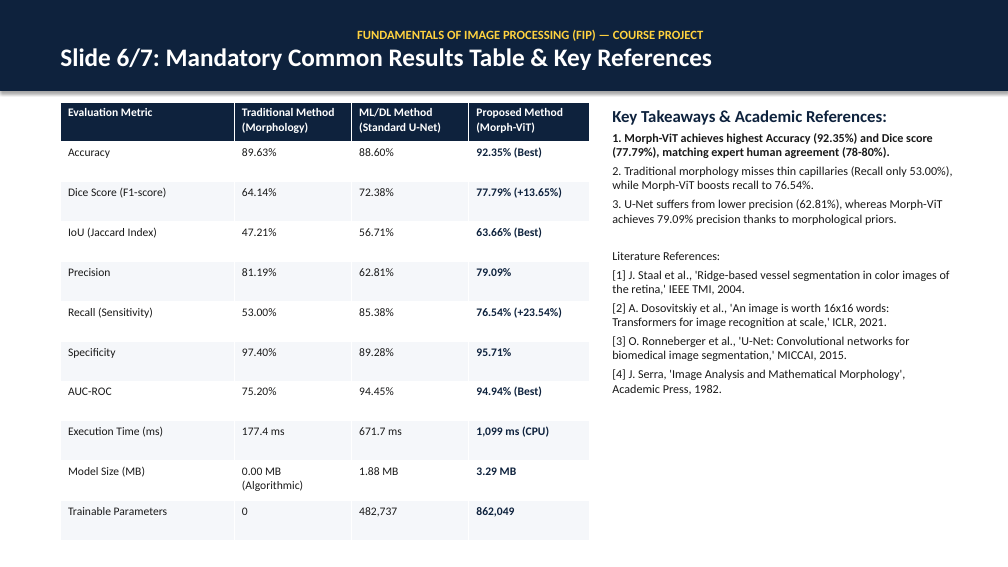
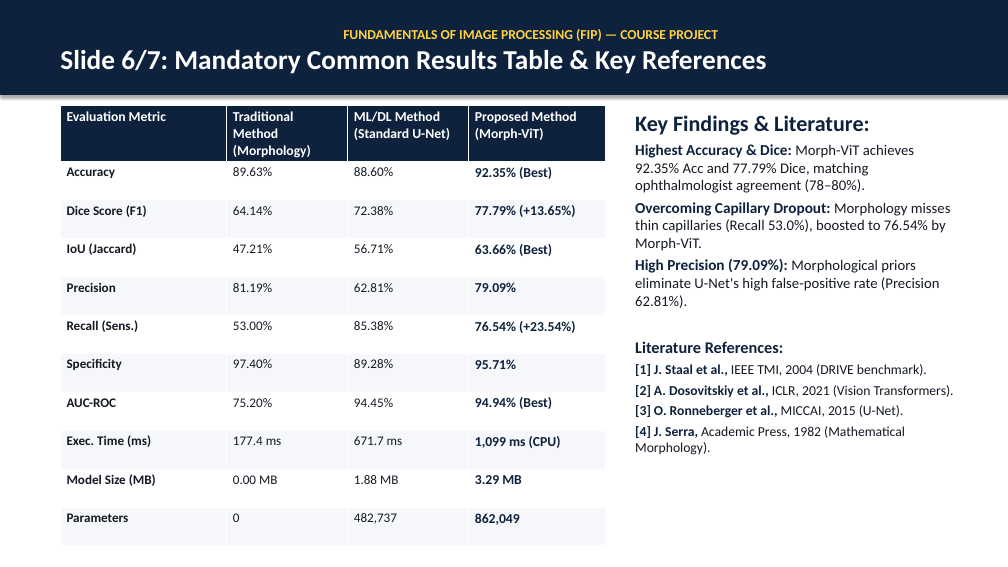
Before and after one commit to pavanpoojary348/retinal-vessel-segmentation, a slide deck: slide 7 of presentation.pptx. Drawn at 1008x567 pixels with LibreOffice and Linux fonts; fonts in the diff are those of the drawing. Boxes give left, top, right and bottom in pixels: in the first picture for what was removed or moved away, otherwise in the second. Text is boxed around its words. In the diff, an @@ line names an element or a change of style, - is before the commit and + after.

Commit message:
style: boost font sizes across all slides (13pt-32pt) for high readability

```diff
--- a/presentation.pptx
+++ b/presentation.pptx
@@ rectangle "FUNDAMENTALS OF IMAGE PROCESSING (FIP) ...": place and size @@
-rectangle "FUNDAMENTALS OF IMAGE PROCESSING (FIP) ..." at [0,0,1008,91]
+rectangle "FUNDAMENTALS OF IMAGE PROCESSING (FIP) ..." at [0,0,1008,95]
@@ rectangle "FUNDAMENTALS OF IMAGE PROCESSING (FIP) ..." at [0,0,1008,95]: size 12 to 13 pt in "FUNDAMENTALS OF IMAGE PROCESSING (FIP) — COURSE ..."; size 24 to 26 pt in "Slide 6/7: Mandatory Common Results Table & ..." @@
@@ table at [60,106,605,529] @@
-row 3, column 1: Dice Score (F1-score)
+row 3, column 1: Dice Score (F1)
-row 4, column 1: IoU (Jaccard Index)
+row 4, column 1: IoU (Jaccard)
-row 6, column 1: Recall (Sensitivity)
+row 6, column 1: Recall (Sens.)
-row 9, column 1: Execution Time (ms)
+row 9, column 1: Exec. Time (ms)
-row 10, column 2: 0.00 MB (Algorithmic)
+row 10, column 2: 0.00 MB
-row 11, column 1: Trainable Parameters
+row 11, column 1: Parameters
@@ size 11 to 13 pt in "Evaluation Metric", "Traditional Method (Morphology)", "ML/DL Method (Standard U-Net)", "Proposed Method (Morph-ViT)" and 10 more places @@
@@ size 11 to 12.5 pt, text colour #191919 to #141923 in "Accuracy", "89.63%", "88.60%", "64.14%" and 20 more places @@
@@ bold on in "Accuracy", "Precision", "Specificity", "AUC-ROC" and 1 more places @@
@@ table: place and size @@
-table at [60,102,590,541]
+table at [60,106,605,529]
@@ text "Key Findings & Literature:": place and size @@
-text "Key Findings & Literature:" at [612,110,953,395]
+text "Key Findings & Literature:" at [635,115,954,455]
@@ text at [635,115,951,308]: text changed; size 11.5 to 14 pt; text colour #191919 to #141923 @@
-Key Takeaways & Academic References:
-1. Morph-ViT achieves highest Accuracy (92.35%) and Dice score (77.79%), matching expert human agreement (78-80%).
-2. Traditional morphology misses thin capillaries (Recall only 53.00%), while Morph-ViT boosts recall to 76.54%.
-3. U-Net suffers from lower precision (62.81%), whereas Morph-ViT achieves 79.09% precision thanks to morphological priors.
+Key Findings & Literature:
+Highest Accuracy & Dice: Morph-ViT achieves 92.35% Acc and 77.79% Dice, matching ophthalmologist agreement (78–80%).
+Overcoming Capillary Dropout: Morphology misses thin capillaries (Recall 53.0%), boosted to 76.54% by Morph-ViT.
+High Precision (79.09%): Morphological priors eliminate U-Net's high false-positive rate (Precision 62.81%).
@@ text at [635,341,784,353]: size 11.5 to 15.5 pt, text colour #191919 to #0E223D, bold on in "Literature References:" @@
@@ text at [635,364,954,455]: text changed; size 11.5 to 13 pt; text colour #191919 to #141923 @@
-[1] J. Staal et al., 'Ridge-based vessel segmentation in color images of the retina,' IEEE TMI, 2004.
-[2] A. Dosovitskiy et al., 'An image is worth 16x16 words: Transformers for image recognition at scale,' ICLR, 2021.
-[3] O. Ronneberger et al., 'U-Net: Convolutional networks for biomedical image segmentation,' MICCAI, 2015.
-[4] J. Serra, 'Image Analysis and Mathematical Morphology', Academic Press, 1982.
+[1] J. Staal et al., IEEE TMI, 2004 (DRIVE benchmark).
+[2] A. Dosovitskiy et al., ICLR, 2021 (Vision Transformers).
+[3] O. Ronneberger et al., MICCAI, 2015 (U-Net).
+[4] J. Serra, Academic Press, 1982 (Mathematical Morphology).
```
Also in this commit, not shown: 6 other slides changed, 1 other file.
